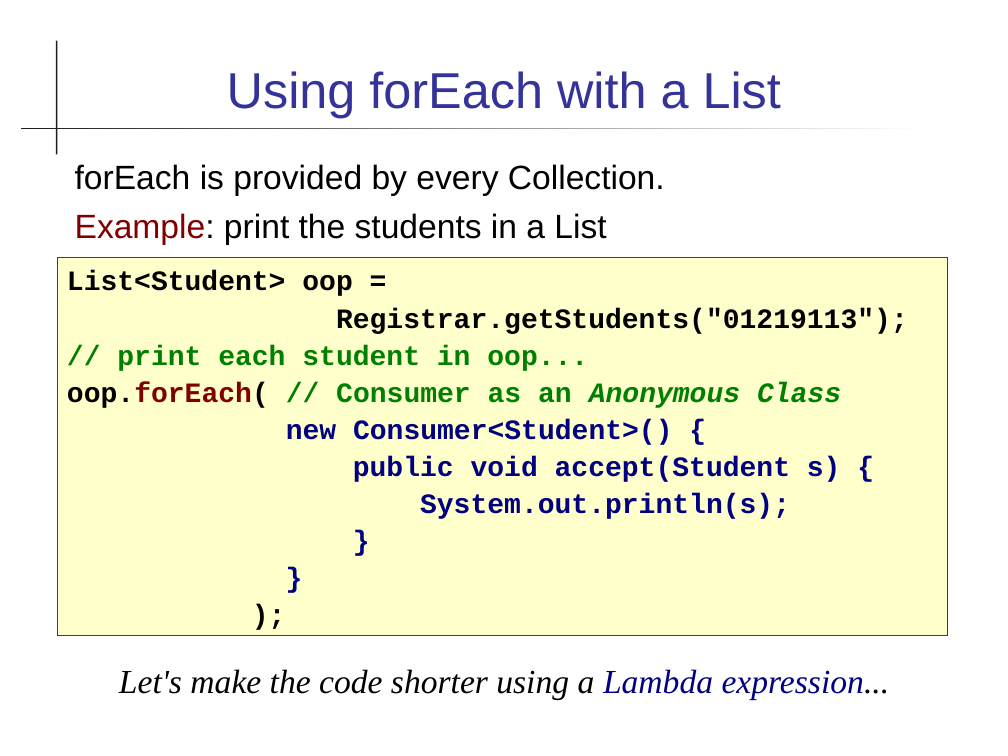
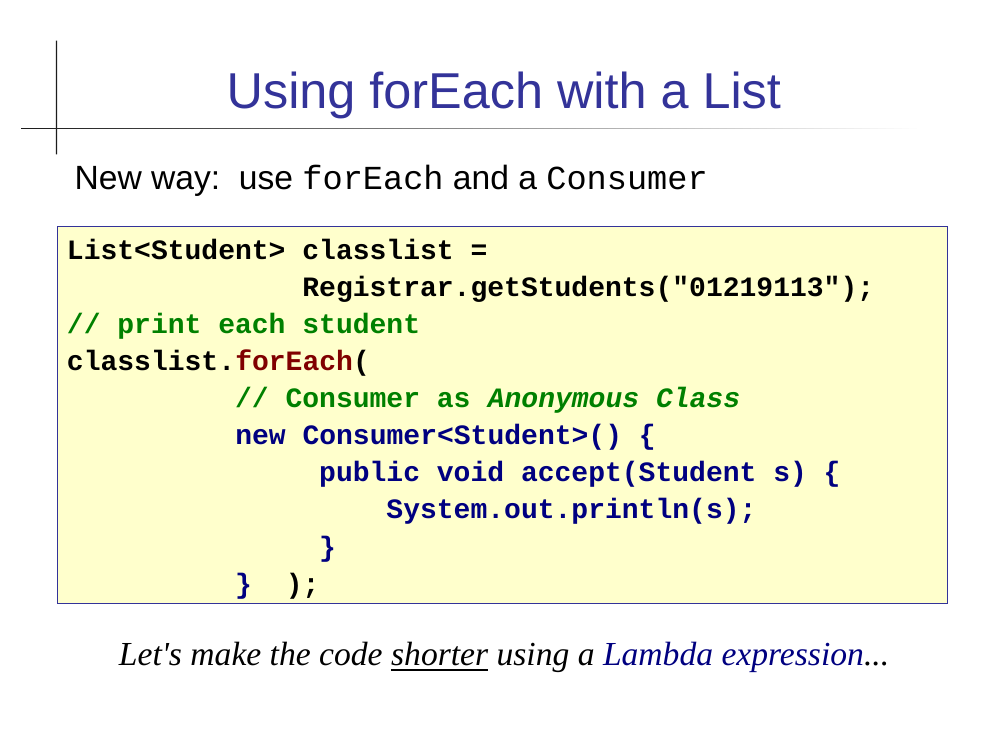
Before and after one commit to skeoop/skeoop.github.io, a slide deck: slide 8 of week13/Java-8-Features.ppt. Drawn at 1008x756 pixels with LibreOffice and Linux fonts; fonts in the diff are those of the drawing. Boxes give left, top, right and bottom in pixels: in the first picture for what was removed or moved away, otherwise in the second. Text is boxed around its words. In the diff, an @@ line names an element or a change of style, - is before the commit and + after.

```diff
--- a/week13/Java-8-Features.ppt
+++ b/week13/Java-8-Features.ppt
@@ text at box(75, 164, 707, 196): text changed; font Arial to Courier New @@
-forEach is provided by every Collection.
-Example: print the students in a List
+New way: use forEach and a Consumer
@@ rectangle "List<Student> classlist =": place and size @@
-rectangle "List<Student> classlist =" at box(57, 258, 948, 636)
+rectangle "List<Student> classlist =" at box(57, 226, 948, 604)
@@ text in rectangle at box(57, 226, 948, 604): text changed @@
-}
-);
+} );
@@ text in rectangle at box(67, 239, 453, 260): text changed @@
-List<Student> oop =
+List<Student> classlist =
@@ text in rectangle at box(67, 313, 740, 413): text changed @@
-// print each student in oop...
-oop.forEach( // Consumer as an Anonymous Class
+// print each student
+classlist.forEach(
+// Consumer as Anonymous Class
@@ text "Let's make the code shorter ...": place and size @@
-text "Let's make the code shorter ..." at box(119, 669, 890, 700)
+text "Let's make the code shorter ..." at box(119, 641, 890, 672)
@@ text "Let's make the code shorter ..." at box(119, 641, 890, 672): underline on in "shorter" @@
```
Also in this commit, not shown: 16 other slides changed, 1 slide added, 10 other files.
